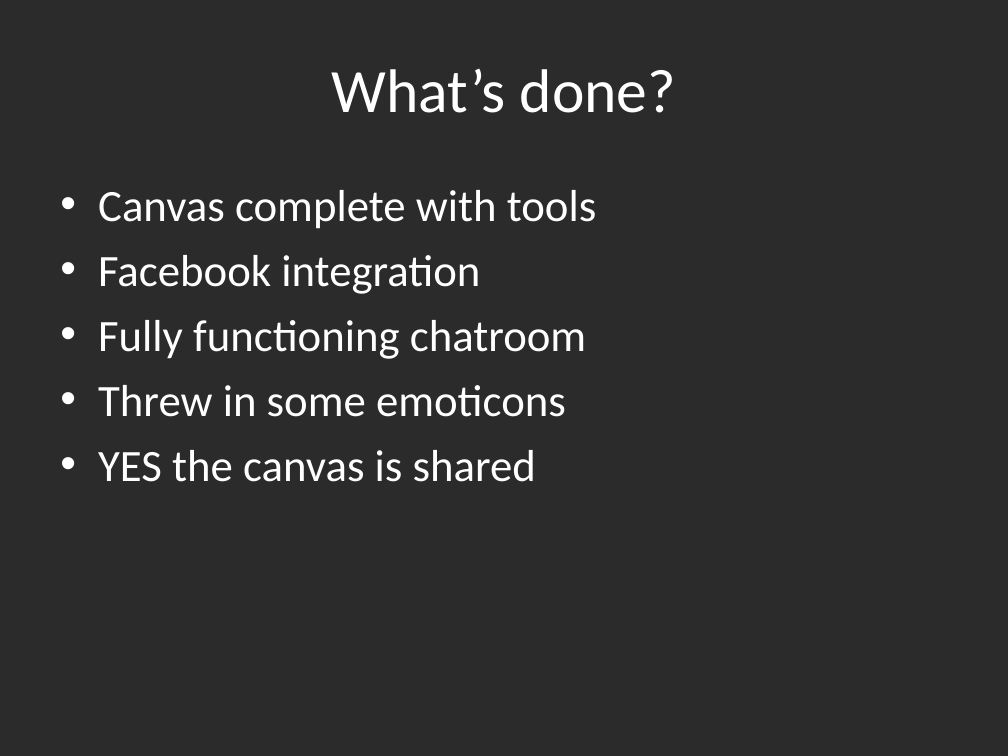
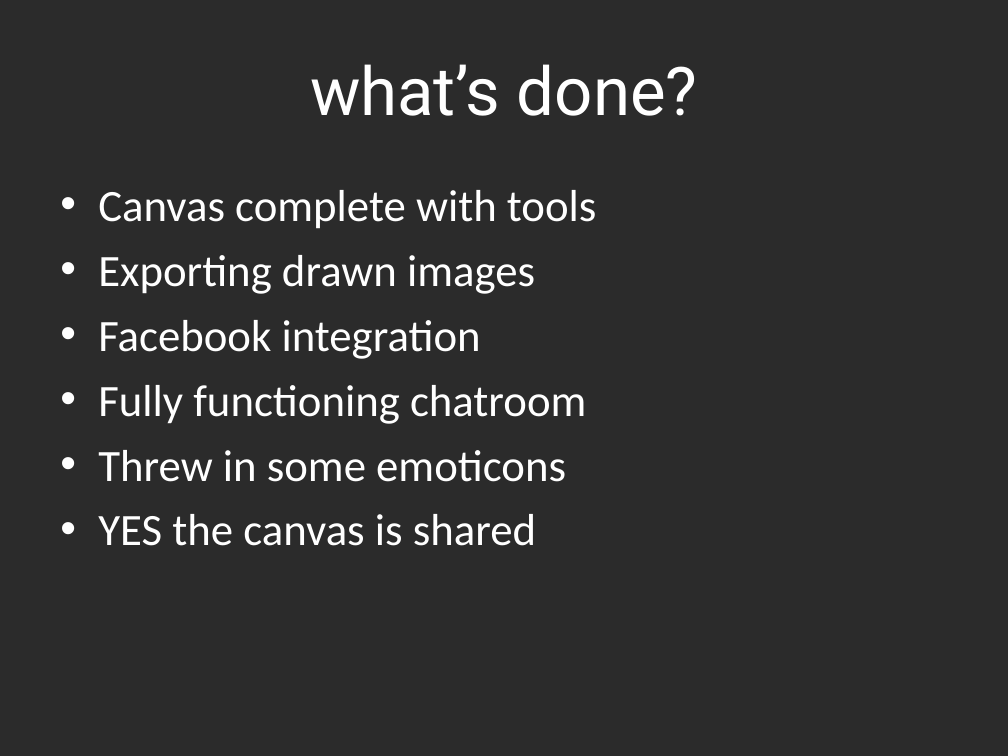
Before and after one commit to charlesmadere/Jiminy-Cricket, a slide deck: slide 5 of documents/Final Presentation.ppt. Drawn at 1008x756 pixels with LibreOffice and Linux fonts; fonts in the diff are those of the drawing; background and template pictures are left out; a plain dark background stands for a picture behind light text. Boxes give left, top, right and bottom in pixels: in the first picture for what was removed or moved away, otherwise in the second. Text is boxed around its words. In the diff, an @@ line names an element or a change of style, - is before the commit and + after.

```diff
--- a/documents/Final Presentation.ppt
+++ b/documents/Final Presentation.ppt
@@ title at [310,64,698,116]: text changed; size 44 to 48 pt; font Calibri to Roboto @@
-What’s done?
+what’s done?
@@ text at [98,255,535,294]: paragraph added @@
+• Exporting drawn images
```
Also in this commit, not shown: 6 other slides changed, 3 other files.
